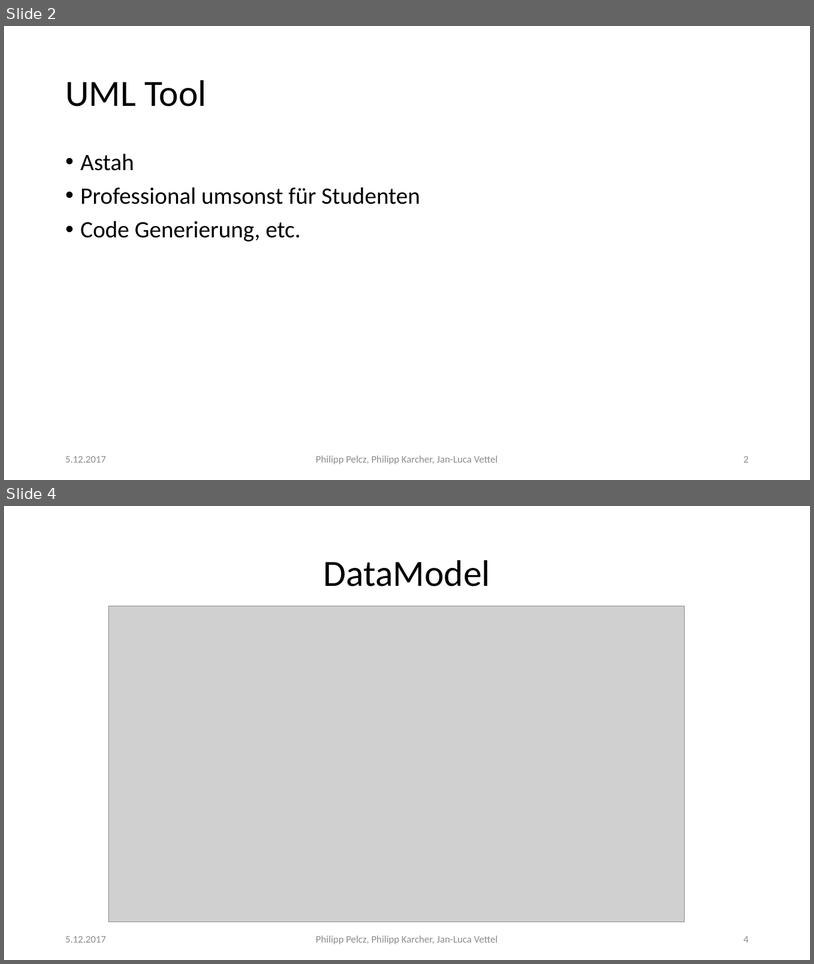
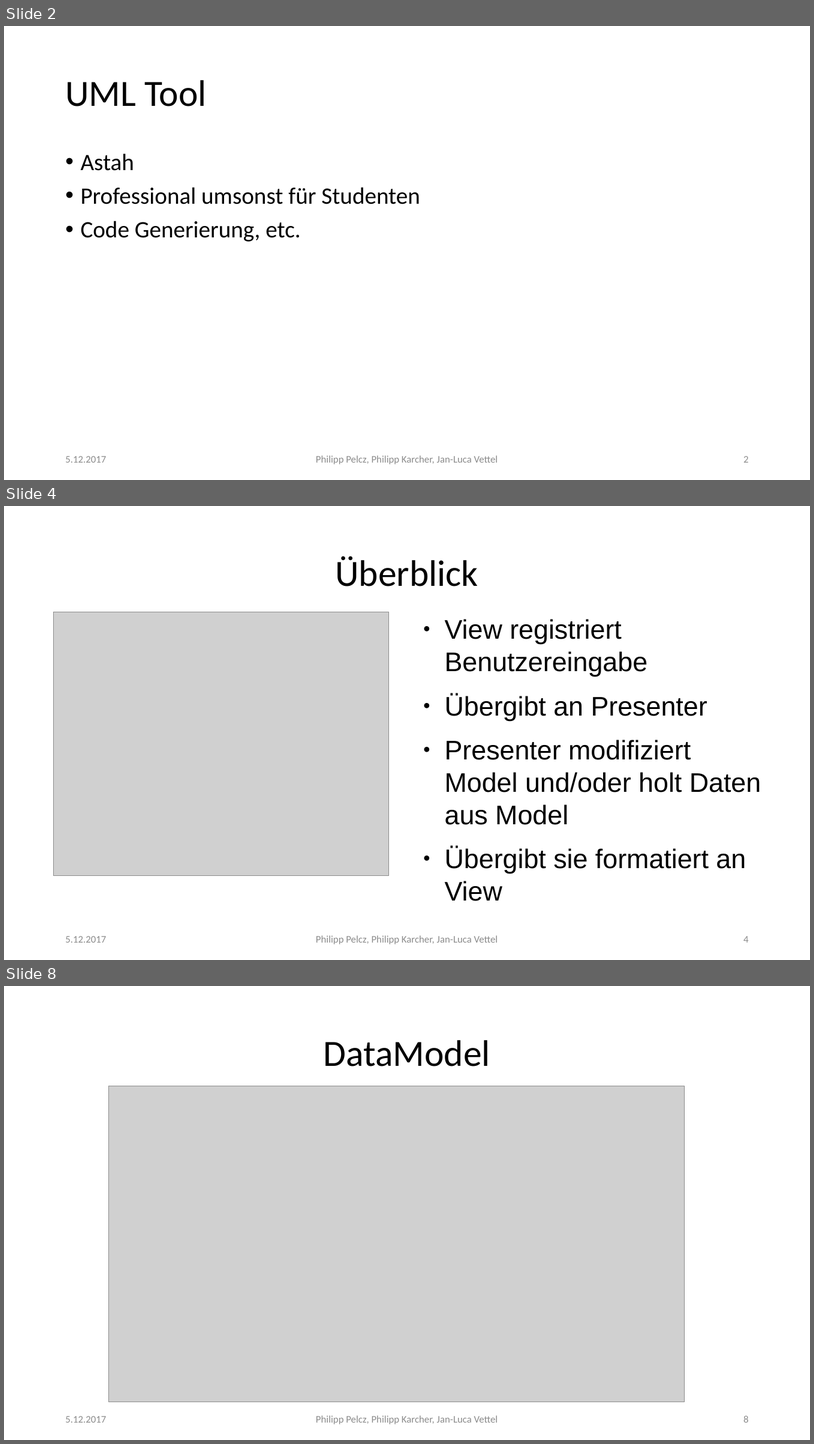
Before and after one commit to Pelcz97/Medox, a slide deck: Entwurf/1.Gruppentreffen.pptx. Shown one above the other, each under a label of ours: slides 2 and 4 before the commit, slides 2, 4 and 8 after it; the slides between them are not shown. The pictures are 814x964 and 814x1444 pixels, drawn with LibreOffice and Linux fonts; fonts in the diff are those of the drawing; grey boxes stand for pictures. Boxes give left, top, right and bottom in pixels: in the first picture for what was removed or moved away, otherwise in the second. Text is boxed around its words. In the diff, an @@ line names an element or a change of style, - is before the commit and + after.

```diff
--- a/Entwurf/1.Gruppentreffen.pptx
+++ b/Entwurf/1.Gruppentreffen.pptx
@@ slide 4 added at [4, 506, 810, 960], background #FFFFFF @@
@@ text added at [335, 556, 478, 586], 44 pt, text #000000 @@
+Überblick
@@ picture added at [54, 612, 389, 875] @@
@@ text added at [445, 619, 761, 873], 32 pt, text #000000 @@
+● View registriert Benutzereingabe
+● Übergibt an Presenter
+● Presenter modifiziert Model und/oder holt Daten aus Model
+● Übergibt sie formatiert an View
@@ text added at [65, 936, 106, 942], 12 pt, text #8B8B8B @@
+5.12.2017
@@ text added at [316, 935, 498, 944], 12 pt, text #8B8B8B @@
+Philipp Pelcz, Philipp Karcher, Jan-Luca Vettel
@@ page number added at [744, 936, 749, 942], 12 pt, text #8B8B8B @@
+4
@@ what was slide 4 is now slide 8 @@
@@ page number at [744, 1415, 749, 1422]: text changed @@
-4
+8
```
Also in this commit, not shown: 3 slides changed, 5 other slides added, 1 other file.
